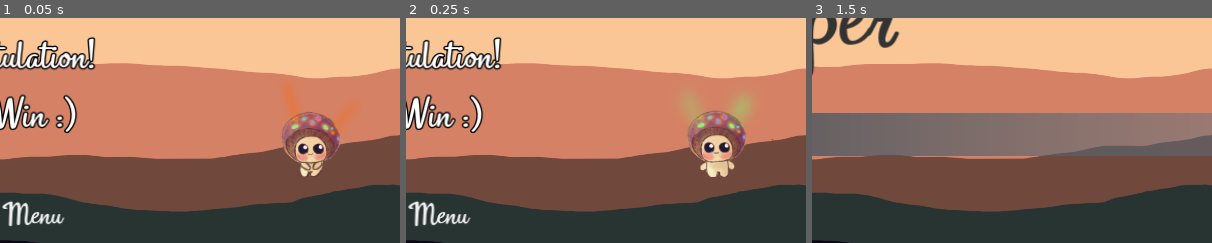
Above: before the commit, frames 1-3 (left to right).
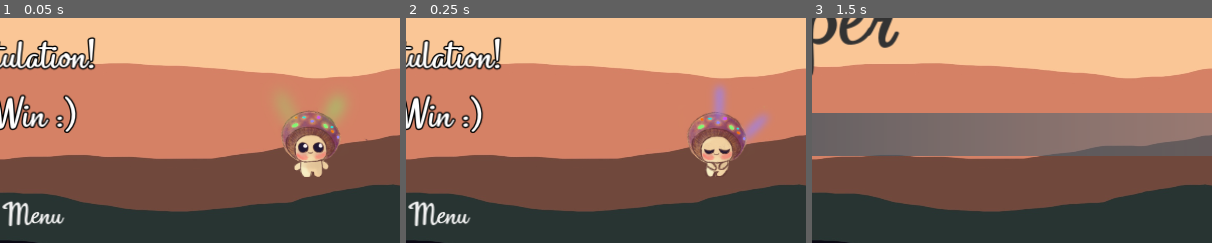
Above: after the commit, the same moments.

Repository: benitsch/Ludum-Dare-56
Game: Godot game, scene res://scenes/win_screen.tscn
Two runs of this game, one before a commit and one after it. Both use one fixed random seed, a clock stepped at 60 frames per second and the inputs below. This scene is started directly instead of the project's main scene.
Inputs (mouse positions are % of the whole screen's width and height, from its top left):
- Up to frame 1 (0.05 s): no input
- Up to frame 2 (0.25 s): no input
- Up to frame 3 (1.5 s): move the mouse to (72, 45) at 0.52 s; hold Right (attack_right) 0.53-1.25 s; hold X (ZoomIn) 0.53-1.25 s; tap W (jump) at 0.77 s; click "Main Menu" at 1.25 s
The pictures show only the part of the screen within x 50-100%, y 24-74%; the shares and areas given below are measured in that part.

The runs differ from the first frame. In frame 1, 2.1% of the frame differs, in the area x 70-92%, y 31-71%; in frame 2, 2.6%, in the area x 70-92%, y 29-71%; in frame 3, nothing differs.

Commit message:
fix magic mushroom scene, use scene instead of custom sprites

Diff:
--- a/scenes/magic_mush.tscn
+++ b/scenes/magic_mush.tscn
@@ -25,4 +25,5 @@
 
 [node name="AnimatedSprite2D" type="AnimatedSprite2D" parent="."]
 sprite_frames = SubResource("SpriteFrames_hqmrg")
+autoplay = "default"
 frame_progress = 0.649628
--- a/scenes/win_screen.tscn
+++ b/scenes/win_screen.tscn
@@ -1,33 +1,14 @@
-[gd_scene load_steps=9 format=3 uid="uid://cn8fajxmf7gtu"]
+[gd_scene load_steps=6 format=3 uid="uid://cn8fajxmf7gtu"]
 
 [ext_resource type="Theme" uid="uid://sskftnklcksg" path="res://assets/themes/default_theme.tres" id="1_6f3gn"]
 [ext_resource type="PackedScene" uid="uid://bp0kh61x22hov" path="res://scenes/ui/background.tscn" id="3_bcm1b"]
 [ext_resource type="Script" path="res://scripts/ui/simple_button.gd" id="3_n6wvo"]
-[ext_resource type="Texture2D" uid="uid://bxwrscpuxkpvk" path="res://DevArt/enemy/MagicMushroomDance01.png" id="4_tdftg"]
-[ext_resource type="Texture2D" uid="uid://b1361ahoaxh7i" path="res://DevArt/enemy/MagicMushroomDance02.png" id="5_d2uej"]
-[ext_resource type="Texture2D" uid="uid://dbmcbfw3ndr1n" path="res://DevArt/enemy/MagicMushroomDance03.png" id="6_qda7k"]
+[ext_resource type="PackedScene" uid="uid://yeyy6e3fpc23" path="res://scenes/magic_mush.tscn" id="4_u5l85"]
 
 [sub_resource type="LabelSettings" id="LabelSettings_lshsh"]
 font_size = 64
 outline_size = 8
 outline_color = Color(0, 0, 0, 1)
-
-[sub_resource type="SpriteFrames" id="SpriteFrames_tvj5a"]
-animations = [{
-"frames": [{
-"duration": 1.0,
-"texture": ExtResource("4_tdftg")
-}, {
-"duration": 1.0,
-"texture": ExtResource("5_d2uej")
-}, {
-"duration": 1.0,
-"texture": ExtResource("6_qda7k")
-}],
-"loop": true,
-"name": &"default",
-"speed": 6.0
-}]
 
 [node name="WinScreen" type="Control"]
 layout_mode = 3
@@ -85,8 +66,4 @@
 theme_override_constants/margin_right = 128
 theme_override_constants/margin_bottom = 128
 
-[node name="AnimatedSprite2D" type="AnimatedSprite2D" parent="MarginContainer"]
-sprite_frames = SubResource("SpriteFrames_tvj5a")
-autoplay = "default"
-frame = 1
-frame_progress = 0.502647
+[node name="MagicMush" parent="MarginContainer" instance=ExtResource("4_u5l85")]
Not shown: 1 places in scenes/levels/level_08.tscn that only renumber resources
Not shown: 1 places in scenes/magic_mush.tscn that only renumber resources
